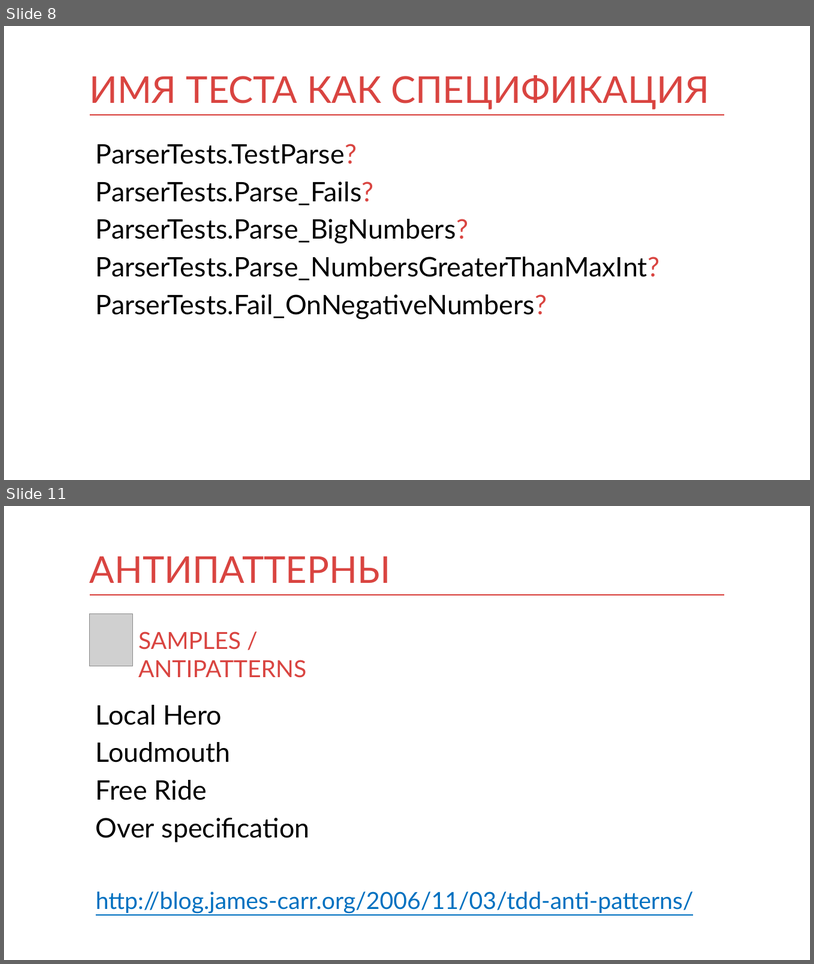
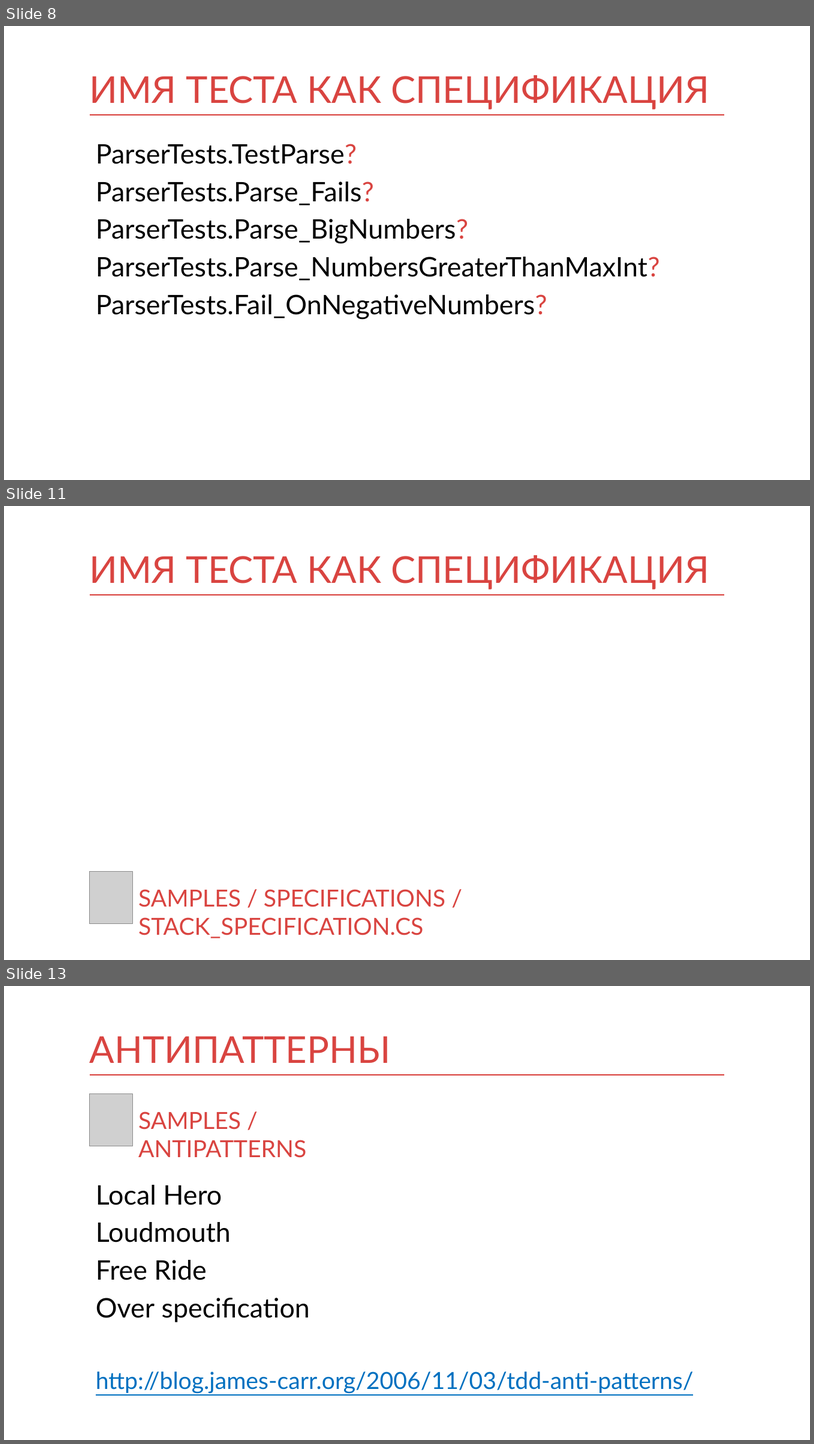
Before and after one commit to kontur-courses/testing, a slide deck: testing.pptx. Shown one above the other, each under a label of ours: slides 8 and 11 before the commit, slides 8, 11 and 13 after it; the slides between them are not shown. The pictures are 814x964 and 814x1444 pixels, drawn with LibreOffice and Linux fonts; fonts in the diff are those of the drawing; grey boxes stand for pictures. Boxes give left, top, right and bottom in pixels: in the first picture for what was removed or moved away, otherwise in the second. Text is boxed around its words. In the diff, an @@ line names an element or a change of style, - is before the commit and + after.

```diff
--- a/testing.pptx
+++ b/testing.pptx
@@ slide 11 added at box(4, 506, 810, 960), background #FFFFFF; not listed: 1 template element that a slide beside it also shows @@
@@ title added at box(90, 555, 710, 589), 44 pt, text #D94440 @@
+ИМЯ ТЕСТА КАК СПЕЦИФИКАЦИЯ
@@ picture added at box(90, 871, 133, 924) @@
@@ text added at box(138, 889, 446, 938), 28 pt, text #D94440 @@
+SAMPLES / SPECIFICATIONS / STACK_SPECIFICATION.CS
@@ what was slide 11 is now slide 13 @@
```
Also in this commit, not shown: 5 slides changed, 1 other slide added, 12 other files.
